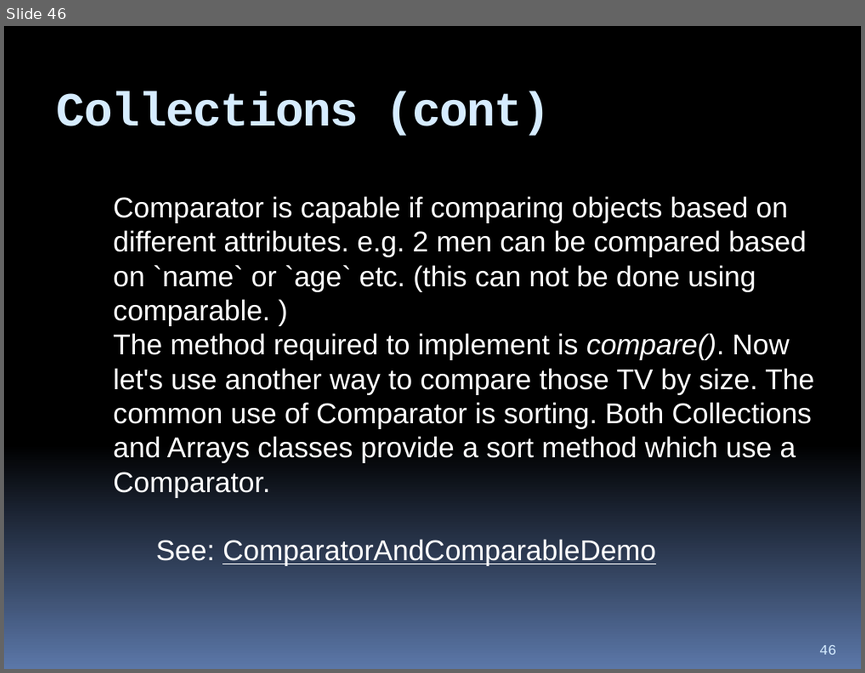
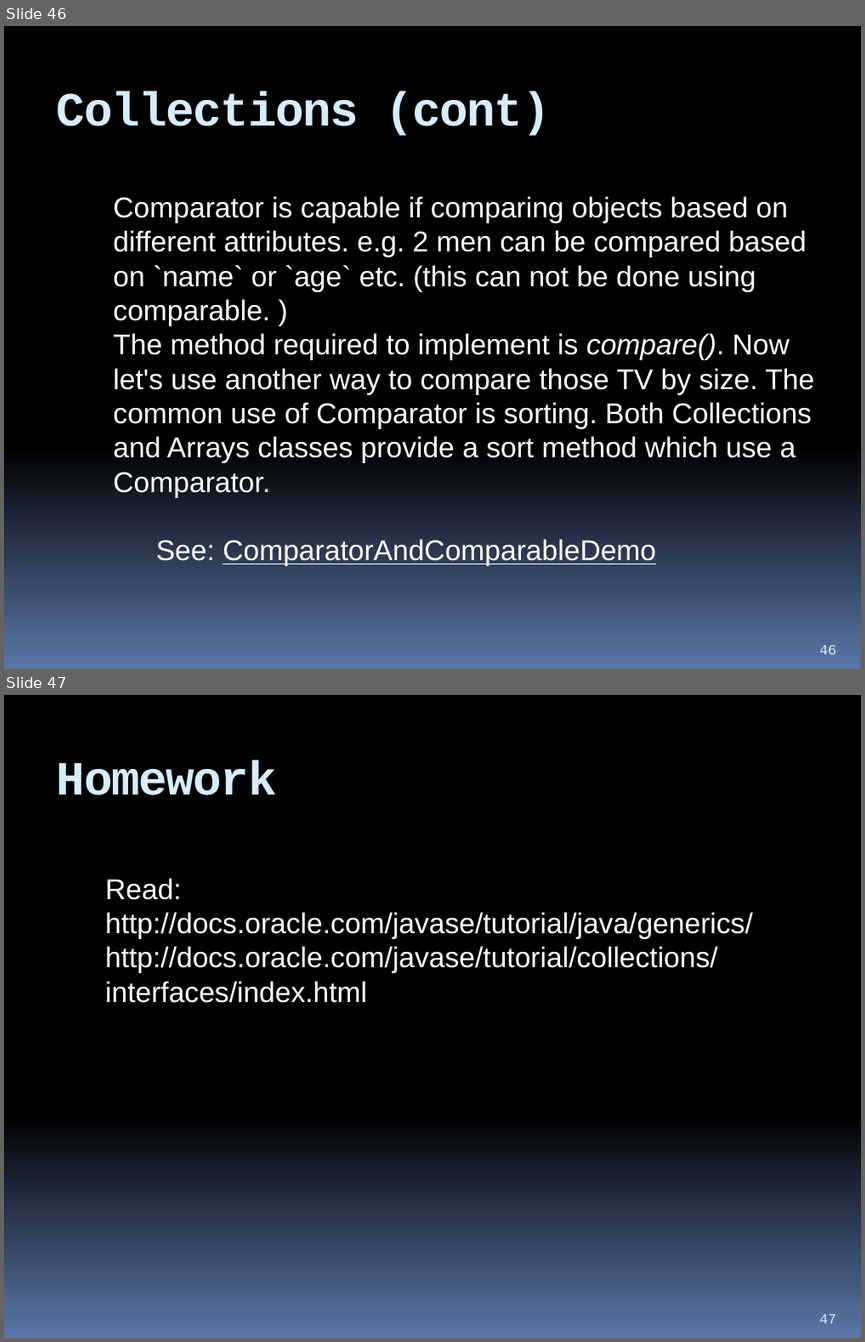
Before and after one commit to hchan/comp2613, a slide deck: coursePresentation.pptx. Shown one above the other, each under a label of ours: slide 46 before the commit, slides 46 and 47 after it. The pictures are 865x673 and 865x1342 pixels, drawn with LibreOffice and Linux fonts; fonts in the diff are those of the drawing. Boxes give left, top, right and bottom in pixels: in the first picture for what was removed or moved away, otherwise in the second. Text is boxed around its words. In the diff, an @@ line names an element or a change of style, - is before the commit and + after.

```diff
--- a/coursePresentation.pptx
+++ b/coursePresentation.pptx
@@ slide 47 added at [4,695,861,1338], background gradient #000000 to #5B77A8 @@
@@ title added at [57,760,277,795], 40 pt, text #D6ECFF, bold @@
+Homework
@@ text added at [105,878,753,1003], 24 pt, text #FFFFFF @@
+Read:
+http://docs.oracle.com/javase/tutorial/java/generics/
+http://docs.oracle.com/javase/tutorial/collections/interfaces/index.html
@@ page number added at [819,1314,836,1323], 12 pt, text #D6ECFF @@
+47
```
Also in this commit, not shown: 1 other file.
